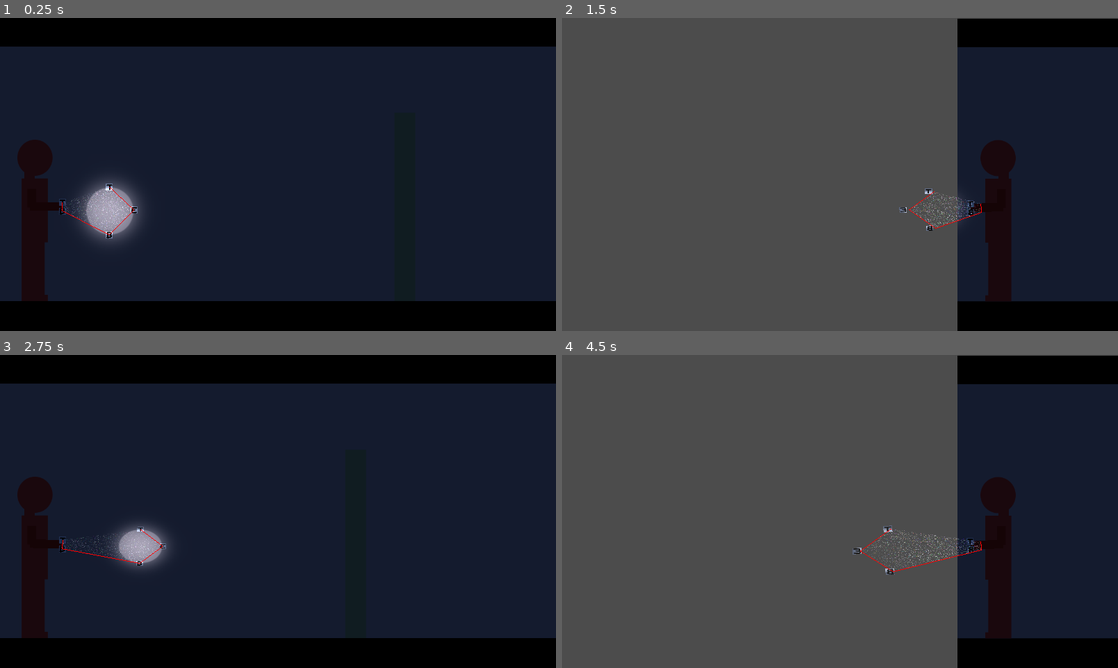
Above: before the commit, frames 1-4 (two rows, left to right).
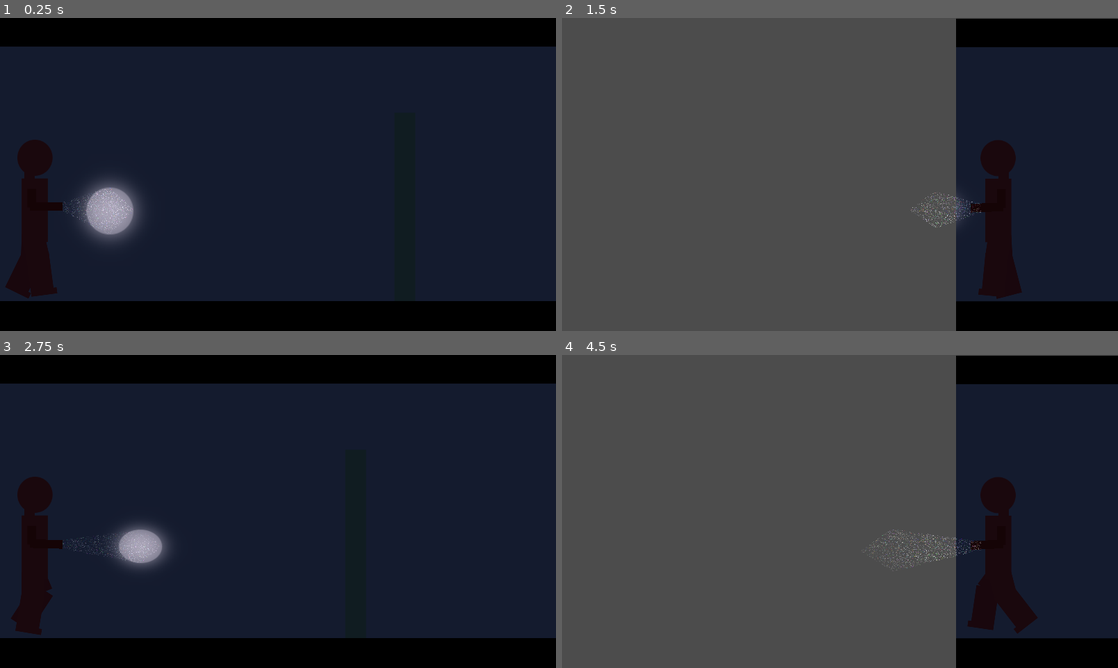
Above: after the commit, the same moments.

Repository: heroofhyla/jumpscare-juneuary
Game: Godot game, scene res://Game.tscn
The game is run twice, just before and just after one commit, with the same random seed, the same clock (stepped at 60 frames per second) and the same inputs.
Inputs (mouse positions are in pixels of both pictures, inside the frame that each line leads up to):
- Up to frame 1 (0.25 s): no input
- Up to frame 2 (1.5 s): move the mouse to (867, 174) at 0.52 s; hold D (move_right) 0.53-1.28 s; hold S (turn) 0.53-1.28 s; move the mouse to (812, 174) at 1.27 s; hold A (move_left) from 1.28 s (still down); tap S (turn) at 1.35 s
- Up to frame 3 (2.75 s): move the mouse to (289, 505) at 2.02 s; release A (move_left) at 2.03 s; hold D (move_right) from 2.03 s (still down); hold S (turn) from 2.03 s (still down)
- Up to frame 4 (4.5 s): move the mouse to (834, 517) at 2.77 s; release S (turn) at 2.78 s; tap S (turn) at 2.85, 4.35 s; move the mouse to (878, 514) at 3.52 s; release D (move_right) at 3.53 s; hold S (turn) 3.53-4.28 s; hold A (move_left) from 3.53 s (still down); move the mouse to (795, 508) at 4.27 s

The runs differ from the first frame. In frame 1, 0.6% of the frame differs, in the area x 1-25%, y 52-91%; in frame 2, 1.0%; in frame 3, 0.4%; in frame 4, 2.0%, in the area x 52-86%, y 0-100%.

Commit message:
Basic walk animation

Diff:
--- a/godot/entity/EntityState.gd
+++ b/godot/entity/EntityState.gd
@@ -39,3 +39,7 @@
 
 func tween_all_completed() -> EntityState:
 	return null
+
+
+func animation_over() -> EntityState:
+	return null
--- a/godot/player/Player.gd
+++ b/godot/player/Player.gd
@@ -10,6 +10,7 @@
 onready var elbow = $Body/Elbow
 onready var light_top = $FlashlightSpot/LightTop
 onready var light_bottom = $FlashlightSpot/LightBottom
+onready var animation_player = $AnimationPlayer
 #onready var flashlight_target = $FlashlightTarge
 var facing = 1
 
@@ -19,6 +20,8 @@
 var right_mouse_bounds = Rect2(117,-340, 916,460)
 var left_mouse_bounds = Rect2(-1280 + 364 - 117, -340, 916, 460)
 var mouse_bounds = right_mouse_bounds
+
+
 func setup():
 	.setup()
 	handle_state(ExploreState.new(self))
@@ -49,6 +52,7 @@
 		pass
 
 	func enter():
+		_entity.get_node("AnimationPlayer").play("Walk")
 		var body:Sprite = _entity.get_node("Body")
 		if _entity.facing == 1:
 			body.scale.x = 1
@@ -66,8 +70,37 @@
 
 	func physics_process(delta):
 		var x_input = Input.get_action_strength("move_right") - Input.get_action_strength("move_left")
+		if x_input == 0:
+			return StandState.new(_entity)
 		_entity.velocity.x = x_input * _entity.max_speed
 		_entity.velocity = _entity.move_and_slide(_entity.velocity)
+
+
+class StandState extends EntityState:
+	func _init(entity).(entity):
+		pass
+
+	func enter():
+		_entity.get_node("AnimationPlayer").play("Stand")
+		var body:Sprite = _entity.get_node("Body")
+		if _entity.facing == 1:
+			body.scale.x = 1
+		else:
+			body.scale.x = -1
+	func input(event):
+		if event is InputEventMouseMotion:
+			var rel = event.relative
+			_entity.flashlight.position += rel
+			_entity.update_flashlight()
+			return
+
+		if event.is_action_pressed("turn"):
+			return TurningState.new(_entity)
+
+	func physics_process(delta):
+		var x_input = Input.get_action_strength("move_right") - Input.get_action_strength("move_left")
+		if x_input != 0:
+			return ExploreState.new(_entity)
 
 
 class TurningState extends EntityState:
@@ -110,4 +143,4 @@
 		_entity.update_flashlight(false)
 
 	func tween_all_completed():
-		return ExploreState.new(_entity)
+		return StandState.new(_entity)
--- a/godot/player/Player.tscn
+++ b/godot/player/Player.tscn
@@ -1,6 +1,6 @@
-[gd_scene load_steps=12 format=2]
-
-[ext_resource path="res://player/test_player.png" type="Texture" id=1]
+[gd_scene load_steps=17 format=2]
+
+[ext_resource path="res://player/player_shin.png" type="Texture" id=1]
 [ext_resource path="res://player/arm.png" type="Texture" id=2]
 [ext_resource path="res://player/flashlight_spot.png" type="Texture" id=3]
 [ext_resource path="res://player/LightBeamTexture.gd" type="Script" id=4]
@@ -8,6 +8,8 @@
 [ext_resource path="res://b_icon.png" type="Texture" id=6]
 [ext_resource path="res://t_icon.png" type="Texture" id=7]
 [ext_resource path="res://e_icon.png" type="Texture" id=8]
+[ext_resource path="res://player/player_thigh.png" type="Texture" id=9]
+[ext_resource path="res://player/player_body.png" type="Texture" id=10]
 
 [sub_resource type="RectangleShape2D" id=2]
 extents = Vector2( 27.5, 184.5 )
@@ -17,6 +19,378 @@
 
 [sub_resource type="CanvasItemMaterial" id=4]
 light_mode = 1
+
+[sub_resource type="Animation" id=5]
+length = 0.001
+tracks/0/type = "value"
+tracks/0/path = NodePath("../Body:position")
+tracks/0/interp = 1
+tracks/0/loop_wrap = true
+tracks/0/imported = false
+tracks/0/enabled = true
+tracks/0/keys = {
+"times": PoolRealArray( 0 ),
+"transitions": PoolRealArray( 1 ),
+"update": 0,
+"values": [ Vector2( 0, 0 ) ]
+}
+tracks/1/type = "value"
+tracks/1/path = NodePath("../Body:rotation_degrees")
+tracks/1/interp = 1
+tracks/1/loop_wrap = true
+tracks/1/imported = false
+tracks/1/enabled = true
+tracks/1/keys = {
+"times": PoolRealArray( 0 ),
+"transitions": PoolRealArray( 1 ),
+"update": 0,
+"values": [ 0.0 ]
+}
+tracks/2/type = "value"
+tracks/2/path = NodePath("../Body/FrontThigh:position")
+tracks/2/interp = 1
+tracks/2/loop_wrap = true
+tracks/2/imported = false
+tracks/2/enabled = true
+tracks/2/keys = {
+"times": PoolRealArray( 0 ),
+"transitions": PoolRealArray( 1 ),
+"update": 0,
+"values": [ Vector2( -15, 38 ) ]
+}
+tracks/3/type = "value"
+tracks/3/path = NodePath("../Body/FrontThigh:rotation_degrees")
+tracks/3/interp = 1
+tracks/3/loop_wrap = true
+tracks/3/imported = false
+tracks/3/enabled = true
+tracks/3/keys = {
+"times": PoolRealArray( 0 ),
+"transitions": PoolRealArray( 1 ),
+"update": 0,
+"values": [ 0.0 ]
+}
+tracks/4/type = "value"
+tracks/4/path = NodePath("../Body/FrontThigh/FrontShin:position")
+tracks/4/interp = 1
+tracks/4/loop_wrap = true
+tracks/4/imported = false
+tracks/4/enabled = true
+tracks/4/keys = {
+"times": PoolRealArray( 0 ),
+"transitions": PoolRealArray( 1 ),
+"update": 0,
+"values": [ Vector2( 2, 49 ) ]
+}
+tracks/5/type = "value"
+tracks/5/path = NodePath("../Body/FrontThigh/FrontShin:rotation_degrees")
+tracks/5/interp = 1
+tracks/5/loop_wrap = true
+tracks/5/imported = false
+tracks/5/enabled = true
+tracks/5/keys = {
+"times": PoolRealArray( 0 ),
+"transitions": PoolRealArray( 1 ),
+"update": 0,
+"values": [ 0.0 ]
+}
+tracks/6/type = "value"
+tracks/6/path = NodePath("../Body/BackThigh:position")
+tracks/6/interp = 1
+tracks/6/loop_wrap = true
+tracks/6/imported = false
+tracks/6/enabled = true
+tracks/6/keys = {
+"times": PoolRealArray( 0 ),
+"transitions": PoolRealArray( 1 ),
+"update": 0,
+"values": [ Vector2( -15, 38 ) ]
+}
+tracks/7/type = "value"
+tracks/7/path = NodePath("../Body/BackThigh:rotation_degrees")
+tracks/7/interp = 1
+tracks/7/loop_wrap = true
+tracks/7/imported = false
+tracks/7/enabled = true
+tracks/7/keys = {
+"times": PoolRealArray( 0 ),
+"transitions": PoolRealArray( 1 ),
+"update": 0,
+"values": [ 0.0 ]
+}
+tracks/8/type = "value"
+tracks/8/path = NodePath("../Body/BackThigh/BackShin:position")
+tracks/8/interp = 1
+tracks/8/loop_wrap = true
+tracks/8/imported = false
+tracks/8/enabled = true
+tracks/8/keys = {
+"times": PoolRealArray( 0 ),
+"transitions": PoolRealArray( 1 ),
+"update": 0,
+"values": [ Vector2( 2, 49 ) ]
+}
+tracks/9/type = "value"
+tracks/9/path = NodePath("../Body/BackThigh/BackShin:rotation_degrees")
+tracks/9/interp = 1
+tracks/9/loop_wrap = true
+tracks/9/imported = false
+tracks/9/enabled = true
+tracks/9/keys = {
+"times": PoolRealArray( 0 ),
+"transitions": PoolRealArray( 1 ),
+"update": 0,
+"values": [ 0.0 ]
+}
+
+[sub_resource type="Animation" id=6]
+resource_name = "Stand"
+length = 2.0
+tracks/0/type = "value"
+tracks/0/path = NodePath("../Body:position")
+tracks/0/interp = 1
+tracks/0/loop_wrap = true
+tracks/0/imported = false
+tracks/0/enabled = true
+tracks/0/keys = {
+"times": PoolRealArray( 0 ),
+"transitions": PoolRealArray( 1 ),
+"update": 0,
+"values": [ Vector2( 0, 0 ) ]
+}
+tracks/1/type = "value"
+tracks/1/path = NodePath("../Body:rotation_degrees")
+tracks/1/interp = 1
+tracks/1/loop_wrap = true
+tracks/1/imported = false
+tracks/1/enabled = true
+tracks/1/keys = {
+"times": PoolRealArray( 0 ),
+"transitions": PoolRealArray( 1 ),
+"update": 0,
+"values": [ 0.0 ]
+}
+tracks/2/type = "value"
+tracks/2/path = NodePath("../Body/FrontThigh:position")
+tracks/2/interp = 1
+tracks/2/loop_wrap = true
+tracks/2/imported = false
+tracks/2/enabled = true
+tracks/2/keys = {
+"times": PoolRealArray( 0 ),
+"transitions": PoolRealArray( 1 ),
+"update": 0,
+"values": [ Vector2( -15, 38 ) ]
+}
+tracks/3/type = "value"
+tracks/3/path = NodePath("../Body/FrontThigh:rotation_degrees")
+tracks/3/interp = 1
+tracks/3/loop_wrap = true
+tracks/3/imported = false
+tracks/3/enabled = true
+tracks/3/keys = {
+"times": PoolRealArray( 0 ),
+"transitions": PoolRealArray( 1 ),
+"update": 0,
+"values": [ 0.0 ]
+}
+tracks/4/type = "value"
+tracks/4/path = NodePath("../Body/FrontThigh/FrontShin:position")
+tracks/4/interp = 1
+tracks/4/loop_wrap = true
+tracks/4/imported = false
+tracks/4/enabled = true
+tracks/4/keys = {
+"times": PoolRealArray( 0 ),
+"transitions": PoolRealArray( 1 ),
+"update": 0,
+"values": [ Vector2( 2, 49 ) ]
+}
+tracks/5/type = "value"
+tracks/5/path = NodePath("../Body/FrontThigh/FrontShin:rotation_degrees")
+tracks/5/interp = 1
+tracks/5/loop_wrap = true
+tracks/5/imported = false
+tracks/5/enabled = true
+tracks/5/keys = {
+"times": PoolRealArray( 0 ),
+"transitions": PoolRealArray( 1 ),
+"update": 0,
+"values": [ 0.0 ]
+}
+tracks/6/type = "value"
+tracks/6/path = NodePath("../Body/BackThigh:position")
+tracks/6/interp = 1
+tracks/6/loop_wrap = true
+tracks/6/imported = false
+tracks/6/enabled = true
+tracks/6/keys = {
+"times": PoolRealArray( 0 ),
+"transitions": PoolRealArray( 1 ),
+"update": 0,
+"values": [ Vector2( -15, 38 ) ]
+}
+tracks/7/type = "value"
+tracks/7/path = NodePath("../Body/BackThigh:rotation_degrees")
+tracks/7/interp = 1
+tracks/7/loop_wrap = true
+tracks/7/imported = false
+tracks/7/enabled = true
+tracks/7/keys = {
+"times": PoolRealArray( 0 ),
+"transitions": PoolRealArray( 1 ),
+"update": 0,
+"values": [ 0.0 ]
+}
+tracks/8/type = "value"
+tracks/8/path = NodePath("../Body/BackThigh/BackShin:position")
+tracks/8/interp = 1
+tracks/8/loop_wrap = true
+tracks/8/imported = false
+tracks/8/enabled = true
+tracks/8/keys = {
+"times": PoolRealArray( 0 ),
+"transitions": PoolRealArray( 1 ),
+"update": 0,
+"values": [ Vector2( 2, 49 ) ]
+}
+tracks/9/type = "value"
+tracks/9/path = NodePath("../Body/BackThigh/BackShin:rotation_degrees")
+tracks/9/interp = 1
+tracks/9/loop_wrap = true
+tracks/9/imported = false
+tracks/9/enabled = true
+tracks/9/keys = {
+"times": PoolRealArray( 0 ),
+"transitions": PoolRealArray( 1 ),
+"update": 0,
+"values": [ 0.0 ]
+}
+
+[sub_resource type="Animation" id=7]
+resource_name = "Walk"
+length = 2.0
+loop = true
+tracks/0/type = "value"
+tracks/0/path = NodePath("../Body:position")
+tracks/0/interp = 1
+tracks/0/loop_wrap = true
+tracks/0/imported = false
+tracks/0/enabled = true
+tracks/0/keys = {
+"times": PoolRealArray( 0 ),
+"transitions": PoolRealArray( 1 ),
+"update": 0,
+"values": [ Vector2( 0, 0 ) ]
+}
+tracks/1/type = "value"
+tracks/1/path = NodePath("../Body:rotation_degrees")
+tracks/1/interp = 1
+tracks/1/loop_wrap = true
+tracks/1/imported = false
+tracks/1/enabled = true
+tracks/1/keys = {
+"times": PoolRealArray( 0 ),
+"transitions": PoolRealArray( 1 ),
+"update": 0,
+"values": [ 0.0 ]
+}
+tracks/2/type = "value"
+tracks/2/path = NodePath("../Body/FrontThigh:position")
+tracks/2/interp = 1
+tracks/2/loop_wrap = true
+tracks/2/imported = false
+tracks/2/enabled = true
+tracks/2/keys = {
+"times": PoolRealArray( 0 ),
+"transitions": PoolRealArray( 1 ),
+"update": 0,
+"values": [ Vector2( -15, 38 ) ]
+}
+tracks/3/type = "value"
+tracks/3/path = NodePath("../Body/FrontThigh:rotation_degrees")
+tracks/3/interp = 1
+tracks/3/loop_wrap = true
+tracks/3/imported = false
+tracks/3/enabled = true
+tracks/3/keys = {
+"times": PoolRealArray( 0, 0.5, 1, 1.5 ),
+"transitions": PoolRealArray( 1, 1, 1, 1 ),
+"update": 0,
+"values": [ -41.9002, -4.81, 22.7322, -30.8951 ]
+}
+tracks/4/type = "value"
+tracks/4/path = NodePath("../Body/FrontThigh/FrontShin:position")
+tracks/4/interp = 1
+tracks/4/loop_wrap = true
+tracks/4/imported = false
+tracks/4/enabled = true
+tracks/4/keys = {
+"times": PoolRealArray( 0 ),
+"transitions": PoolRealArray( 1 ),
+"update": 0,
+"values": [ Vector2( 2, 49 ) ]
+}
+tracks/5/type = "value"
+tracks/5/path = NodePath("../Body/FrontThigh/FrontShin:rotation_degrees")
+tracks/5/interp = 1
+tracks/5/loop_wrap = true
+tracks/5/imported = false
+tracks/5/enabled = true
+tracks/5/keys = {
+"times": PoolRealArray( 0, 0.5, 1, 1.5 ),
+"transitions": PoolRealArray( 1, 1, 1, 1 ),
+"update": 0,
+"values": [ 15.1777, 2.8692, 32.1037, 73.6611 ]
+}
+tracks/6/type = "value"
+tracks/6/path = NodePath("../Body/BackThigh:position")
+tracks/6/interp = 1
+tracks/6/loop_wrap = true
+tracks/6/imported = false
+tracks/6/enabled = true
+tracks/6/keys = {
+"times": PoolRealArray( 0 ),
+"transitions": PoolRealArray( 1 ),
+"update": 0,
+"values": [ Vector2( -15, 38 ) ]
+}
+tracks/7/type = "value"
+tracks/7/path = NodePath("../Body/BackThigh:rotation_degrees")
+tracks/7/interp = 1
+tracks/7/loop_wrap = true
+tracks/7/imported = false
+tracks/7/enabled = true
+tracks/7/keys = {
+"times": PoolRealArray( 0, 0.5, 1, 1.5 ),
+"transitions": PoolRealArray( 1, 1, 1, 1 ),
+"update": 0,
+"values": [ 25.9628, -17.2945, -44.6242, -14.9684 ]
+}
+tracks/8/type = "value"
+tracks/8/path = NodePath("../Body/BackThigh/BackShin:position")
+tracks/8/interp = 1
+tracks/8/loop_wrap = true
+tracks/8/imported = false
+tracks/8/enabled = true
+tracks/8/keys = {
+"times": PoolRealArray( 0 ),
+"transitions": PoolRealArray( 1 ),
+"update": 0,
+"values": [ Vector2( 2, 49 ) ]
+}
+tracks/9/type = "value"
+tracks/9/path = NodePath("../Body/BackThigh/BackShin:rotation_degrees")
+tracks/9/interp = 1
+tracks/9/loop_wrap = true
+tracks/9/imported = false
+tracks/9/enabled = true
+tracks/9/keys = {
+"times": PoolRealArray( 0, 0.5, 1, 1.5 ),
+"transitions": PoolRealArray( 1, 1, 1, 1 ),
+"update": 0,
+"values": [ 22.1814, 66.9839, 11.4582, 3.67786 ]
+}
 
 [node name="Player" type="KinematicBody2D"]
 position = Vector2( 90, 464 )
@@ -30,20 +404,24 @@
 texture = ExtResource( 3 )
 
 [node name="LightTop" type="Sprite" parent="FlashlightSpot"]
+visible = false
 position = Vector2( -1, -53 )
 texture = ExtResource( 7 )
 
 [node name="LightBottom" type="Sprite" parent="FlashlightSpot"]
+visible = false
 position = Vector2( -1, 57 )
 texture = ExtResource( 6 )
 
 [node name="LightEnd" type="Sprite" parent="FlashlightSpot"]
+visible = false
 position = Vector2( 56, 0 )
 texture = ExtResource( 8 )
 
 [node name="Body" type="Sprite" parent="."]
 light_mask = 0
-texture = ExtResource( 1 )
+z_index = 2
+texture = ExtResource( 10 )
 
 [node name="Arm" type="Sprite" parent="Body"]
 light_mask = 0
@@ -56,17 +434,42 @@
 position = Vector2( 63, -1 )
 
 [node name="HandTop" type="Sprite" parent="Body/Arm"]
+visible = false
 position = Vector2( 71, -10 )
 texture = ExtResource( 7 )
 
 [node name="HandBottom" type="Sprite" parent="Body/Arm"]
+visible = false
 position = Vector2( 71, 10 )
 texture = ExtResource( 6 )
 
 [node name="Elbow" type="Node2D" parent="Body"]
 position = Vector2( -19, -32 )
 
+[node name="BackThigh" type="Sprite" parent="Body"]
+modulate = Color( 0.937255, 0.952941, 0.960784, 1 )
+position = Vector2( -15, 38 )
+z_index = -1
+texture = ExtResource( 9 )
+offset = Vector2( 15, -54 )
+
+[node name="BackShin" type="Sprite" parent="Body/BackThigh"]
+position = Vector2( 2, 49 )
+texture = ExtResource( 1 )
+offset = Vector2( 13, -98 )
+
+[node name="FrontThigh" type="Sprite" parent="Body"]
+position = Vector2( -15, 38 )
+texture = ExtResource( 9 )
+offset = Vector2( 15, -54 )
+
+[node name="FrontShin" type="Sprite" parent="Body/FrontThigh"]
+position = Vector2( 2, 49 )
+texture = ExtResource( 1 )
+offset = Vector2( 13, -98 )
+
 [node name="CollisionShape2D" type="CollisionShape2D" parent="."]
+visible = false
 position = Vector2( -14.5, 2.5 )
 shape = SubResource( 2 )
 
@@ -100,6 +503,7 @@
 range_item_cull_mask = 2
 
 [node name="LightDebugBoundary" type="Sprite" parent="PlayerCamera"]
+visible = false
 material = SubResource( 4 )
 script = ExtResource( 4 )
 __meta__ = {
@@ -116,7 +520,11 @@
 polyline = true
 
 [node name="AnimationPlayer" type="AnimationPlayer" parent="."]
-root_node = NodePath("../StateTimer")
+root_node = NodePath(".")
+anims/RESET = SubResource( 5 )
+anims/Stand = SubResource( 6 )
+anims/Walk = SubResource( 7 )
+blend_times = [ "Stand", "Walk", 0.5, "Walk", "Stand", 0.5 ]
 
 [node name="StateTimer" type="Timer" parent="."]
 
Binary file added: godot/player/player_body.png
Not shown, added: godot/player/player_body.png.import
Binary file added: godot/player/player_shin.png
Not shown, added: godot/player/player_shin.png.import
Binary file added: godot/player/player_thigh.png
Not shown, added: godot/player/player_thigh.png.import
Not shown, added: godot/player/player.xcf
